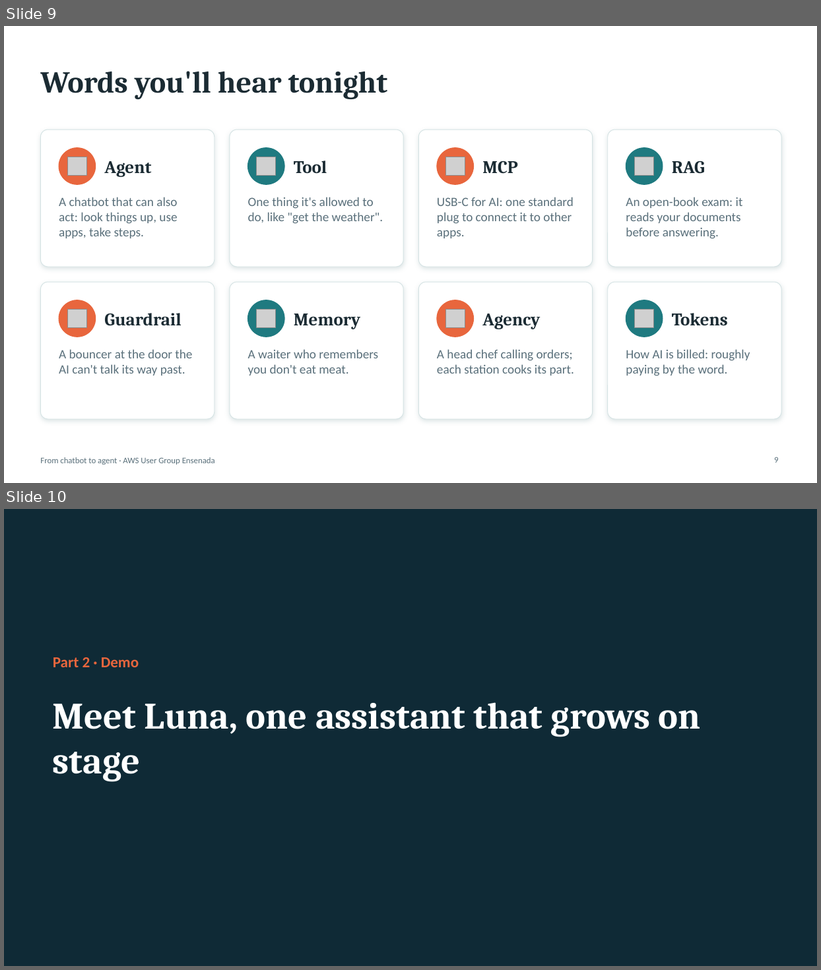
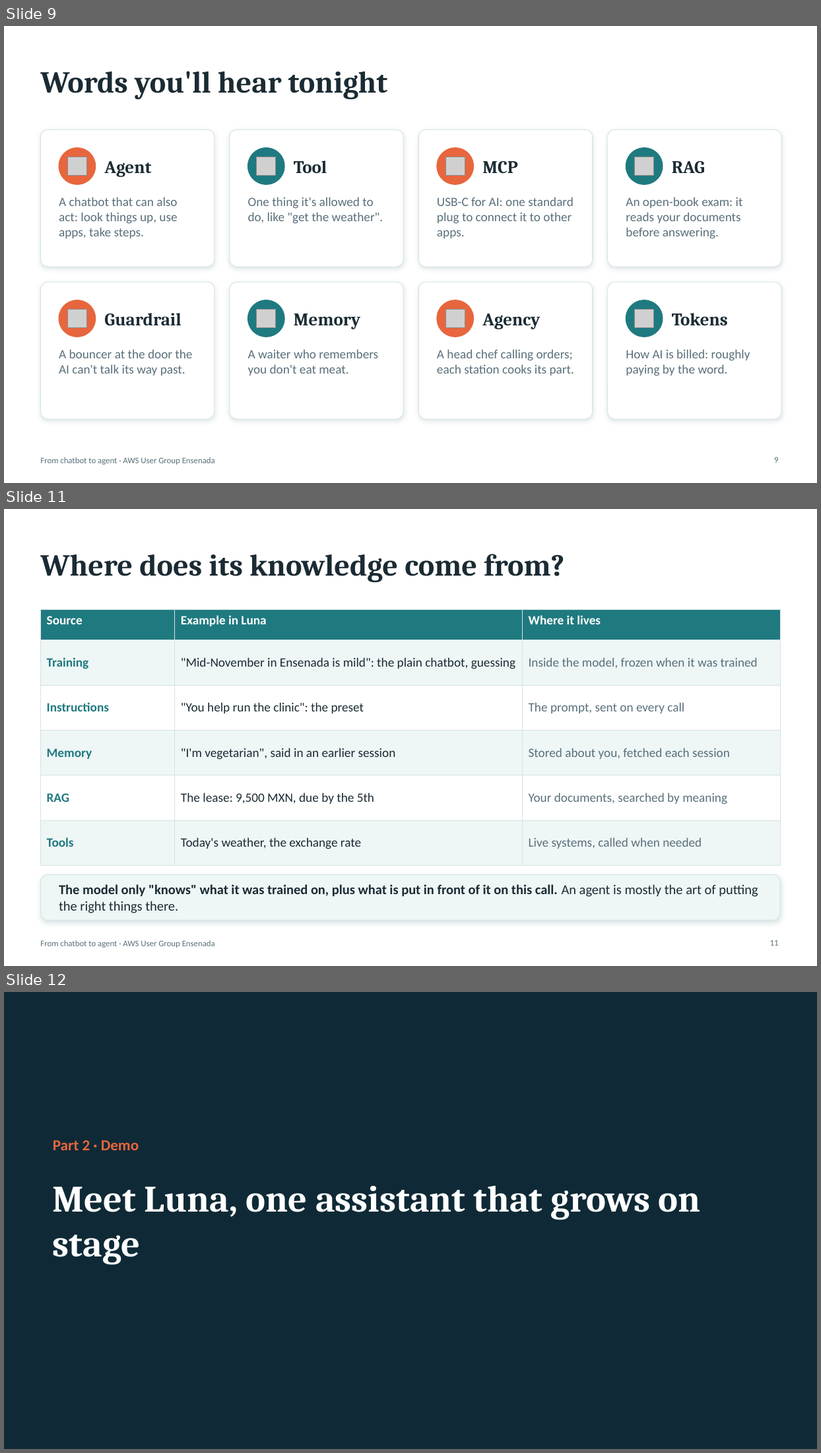
Before and after one commit to aws-ug-ensenada/claude-on-aws-ensenada, a slide deck: docs/slides/claude-on-aws-ensenada.pptx. Shown one above the other, each under a label of ours: slides 9 and 10 before the commit, slides 9, 11 and 12 after it; the slides between them are not shown. The pictures are 821x970 and 821x1453 pixels, drawn with LibreOffice and Linux fonts; fonts in the diff are those of the drawing; grey boxes stand for pictures. Boxes give left, top, right and bottom in pixels: in the first picture for what was removed or moved away, otherwise in the second. Text is boxed around its words. In the diff, an @@ line names an element or a change of style, - is before the commit and + after.

```diff
--- a/docs/slides/claude-on-aws-ensenada.pptx
+++ b/docs/slides/claude-on-aws-ensenada.pptx
@@ slide 11 added at box(4, 509, 817, 966), background #FFFFFF; not listed: 1 template element that a slide beside it also shows @@
@@ title added at box(40, 554, 564, 582), 36 pt, text #1B2B33, bold @@
+Where does its knowledge come from?
@@ table added at box(40, 609, 781, 852), 6 rows, 3 columns @@
+Source | Example in Luna | Where it lives
+Training | "Mid-November in Ensenada is mild": the plain chatbot, guessing | Inside the model, frozen when it was trained
+Instructions | "You help run the clinic": the preset | The prompt, sent on every call
+Memory | "I'm vegetarian", said in an earlier session | Stored about you, fetched each session
+RAG | The lease: 9,500 MXN, due by the 5th | Your documents, searched by meaning
+Tools | Today's weather, the exchange rate | Live systems, called when needed
@@ rounded rectangle added at box(40, 875, 781, 921), fill #EEF6F6, outline #D5E3E4 0.75 pt @@
@@ text added at box(59, 885, 758, 914), 16 pt, text #1B2B33, bold @@
+The model only "knows" what it was trained on, plus what is put in front of it on this call. An agent is mostly the art of putting the right things there.
@@ page number added at box(770, 941, 779, 946), 10 pt, text #5A707B @@
+11
@@ what was slide 10 is now slide 12 @@
```
Also in this commit, not shown: 1 slide changed, 2 other slides added, 7 other files.
